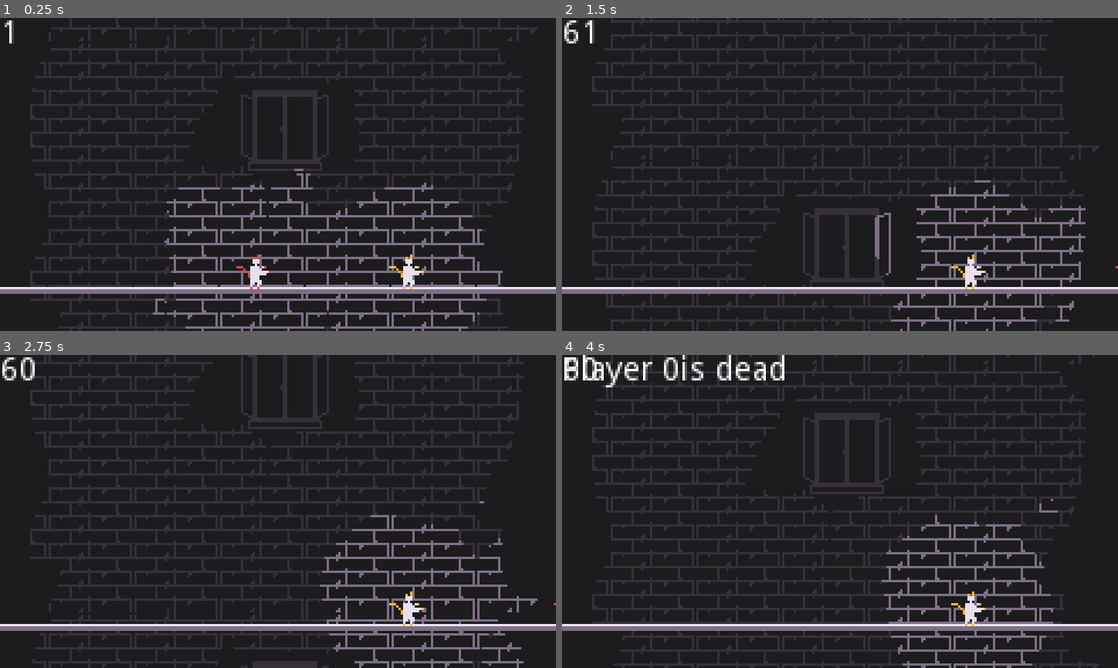
Above: before the commit, frames 1-4 (two rows, left to right).
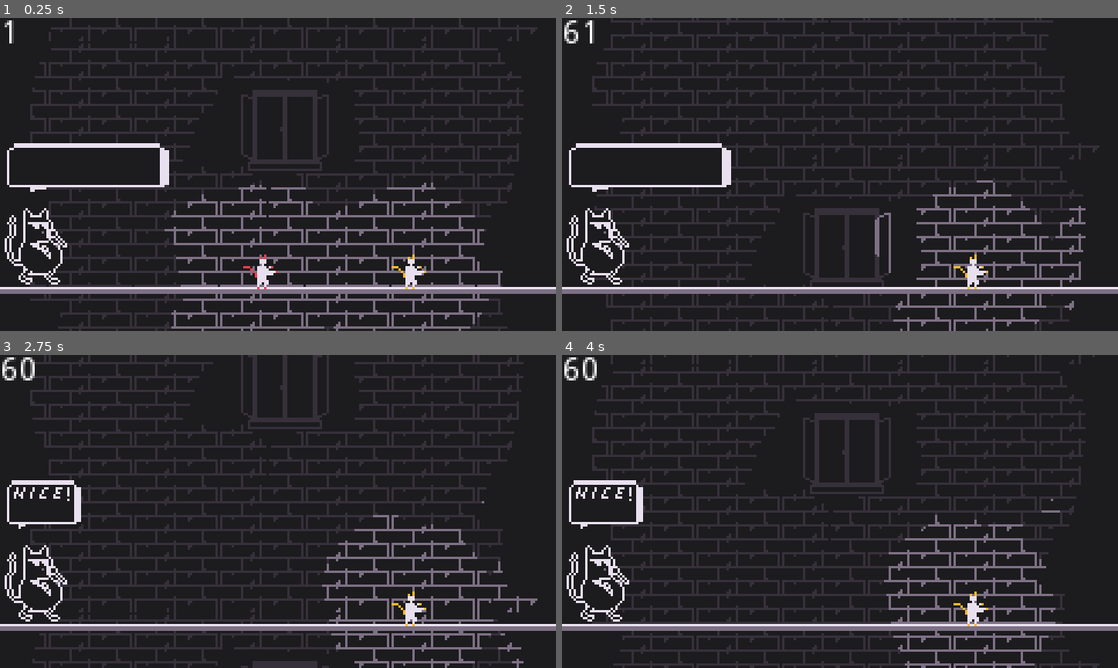
Above: after the commit, the same moments.

Repository: Daxidz/lospecjam01
Game: Godot game, scene res://src/fighter/Main.tscn
The game is run twice, just before and just after one commit, with the same random seed, the same clock (stepped at 60 frames per second) and the same inputs.
Inputs:
- Up to frame 1 (0.25 s): no input
- Up to frame 2 (1.5 s): tap Enter (ui_accept) at 0.5 s; hold Enter (ui_accept) 0.53-1.28 s; hold D (ui_right) from 0.53 s (still down); tap Y (change_player) at 1.35 s
- Up to frame 3 (2.75 s): tap Enter (ui_accept) at 1.52, 1.55, 1.82 s; release D (ui_right) at 2.03 s; hold A (ui_left) from 2.03 s (still down); hold Enter (ui_accept) from 2.03 s (still down)
- Up to frame 4 (4 s): release A (ui_left) at 2.78 s; release Enter (ui_accept) at 2.78 s; hold D (ui_right) from 2.78 s (still down); tap Y (change_player) at 2.85 s; tap Enter (ui_accept) at 3.02, 3.05, 3.32 s; hold Enter (ui_accept) from 3.53 s (still down)

The runs differ from the first frame. In frame 1, 3.0% of the frame differs, in the area x 0-90%, y 40-100%; in frame 2, 2.5%; in frame 3, 1.9%; in frame 4, 3.0%, in the area x 0-90%, y 0-100%.

Commit message:
Add commenter

Diff:
--- /dev/null
+++ b/assets/fonts/smolPixel.tres
@@ -0,0 +1,11 @@
+[gd_resource type="DynamicFont" load_steps=2 format=2]
+
+[sub_resource type="DynamicFontData" id=1]
+antialiased = false
+font_path = "res://assets/fonts/smashcat.ttf"
+
+[resource]
+size = 8
+extra_spacing_char = -1
+extra_spacing_space = 1
+font_data = SubResource( 1 )
--- a/src/Main.gd
+++ b/src/Main.gd
@@ -26,7 +26,6 @@
 		f.velocity = Vector2.ZERO
 		set_game_speed(1)
 
-	$Label.text = ""
 
 func _ready():
 	var i = 0
@@ -55,7 +54,7 @@
 	$Camera2D.add_trauma(0.6)
 
 func onDead(player_nb: int):
-	$Label.text = "Player " + str(player_nb) + "is dead"
+#	$Label.text = "Player " + str(player_nb) + "is dead"
 #	$Camera2D.stop_trauma()
 #	$Camera2D.decay = 0.9
 #	$Camera2D.add_trauma(0.2)
--- /dev/null
+++ b/src/commenter/Commenter.gd
@@ -0,0 +1,19 @@
+extends Sprite
+
+var texts = ["NICE!", "BRAVO!", "IS HE ALIVE?!", "MAKE IT RAIIIN!"]
+
+var cur_text: int = 0
+
+func _ready():
+	$ChangeTextTimer.start(2)
+	pass
+
+func _on_ChangeTextTimer_timeout():
+	print(texts[cur_text])
+	$TextBox2.stop()
+	var text = texts[cur_text]
+	cur_text = (cur_text + 1) % texts.size()
+
+	$TextBox2.text = text
+	$TextBox2.rect_size.x = text.length() * 6 +2
+	$TextBox2.start()
--- /dev/null
+++ b/src/commenter/Commenter.tscn
@@ -0,0 +1,78 @@
+[gd_scene load_steps=7 format=2]
+
+[ext_resource path="res://assets/img/commenter/textbox.png" type="Texture" id=1]
+[ext_resource path="res://assets/img/commenter/commenter.png" type="Texture" id=2]
+[ext_resource path="res://src/commenter/Commenter.gd" type="Script" id=3]
+[ext_resource path="res://src/commenter/TextBox.gd" type="Script" id=4]
+
+[sub_resource type="DynamicFontData" id=1]
+font_path = "res://assets/fonts/smashcat.ttf"
+
+[sub_resource type="DynamicFont" id=2]
+size = 5
+font_data = SubResource( 1 )
+
+[node name="Sprite" type="Sprite"]
+position = Vector2( 15.0043, 116.608 )
+z_index = 1
+texture = ExtResource( 2 )
+script = ExtResource( 3 )
+
+[node name="AnimationPlayer" type="AnimationPlayer" parent="."]
+
+[node name="TextBox2" type="MarginContainer" parent="."]
+anchor_left = 1.0
+anchor_right = 1.0
+margin_left = -47.0043
+margin_top = -44.608
+margin_right = 22.9957
+margin_bottom = -23.608
+grow_horizontal = 0
+grow_vertical = 0
+script = ExtResource( 4 )
+__meta__ = {
+"_edit_use_anchors_": false
+}
+
+[node name="NinePatchRect" type="NinePatchRect" parent="TextBox2"]
+margin_right = 70.0
+margin_bottom = 21.0
+grow_horizontal = 0
+grow_vertical = 0
+texture = ExtResource( 1 )
+region_rect = Rect2( -1, -1, 34, 32 )
+patch_margin_left = 2
+patch_margin_top = 2
+patch_margin_right = 2
+patch_margin_bottom = 5
+
+[node name="MarginContainer" type="MarginContainer" parent="TextBox2"]
+margin_right = 70.0
+margin_bottom = 21.0
+custom_constants/margin_right = 3
+custom_constants/margin_top = 3
+custom_constants/margin_left = 3
+custom_constants/margin_bottom = 3
+
+[node name="Label" type="Label" parent="TextBox2/MarginContainer"]
+margin_left = 3.0
+margin_top = 3.0
+margin_right = 67.0
+margin_bottom = 18.0
+grow_horizontal = 0
+grow_vertical = 0
+size_flags_vertical = 1
+custom_fonts/font = SubResource( 2 )
+custom_colors/font_color = Color( 0.917647, 0.882353, 0.941176, 1 )
+autowrap = true
+__meta__ = {
+"_edit_use_anchors_": false
+}
+
+[node name="Timer" type="Timer" parent="TextBox2"]
+autostart = true
+
+[node name="ChangeTextTimer" type="Timer" parent="."]
+
+[connection signal="timeout" from="TextBox2/Timer" to="TextBox2" method="_on_Timer_timeout"]
+[connection signal="timeout" from="ChangeTextTimer" to="." method="_on_ChangeTextTimer_timeout"]
--- /dev/null
+++ b/src/commenter/TextBox.gd
@@ -0,0 +1,52 @@
+extends MarginContainer
+
+signal closed()
+
+
+
+onready var label = get_node("MarginContainer/Label")
+onready var timer = get_node("Timer")
+onready var ninerect = get_node("NinePatchRect")
+
+var step = 0.0
+var nb_visible = 0
+var text_lenght = 0
+
+export var text_speed = 0.1
+
+export var text = ""
+
+func _ready():
+#	start()
+	label.percent_visible = 1
+
+#func _input(event):
+#	if event.is_action_pressed("ui_accept"):
+#		timer.stop()
+#		emit_signal("closed")
+#		queue_free()
+
+
+func _on_Timer_timeout():
+
+	if nb_visible < text_lenght:
+		label.text += text[nb_visible]
+		#label.percent_visible += step
+		timer.start(text_speed)
+
+	nb_visible += 1
+
+func start():
+	visible = true
+	timer.start(text_speed)
+
+	text_lenght = text.length()
+
+	if text_lenght == 0:
+		return
+	step = 1.0 / text_lenght
+
+func stop():
+	label.text = ""
+	visible = false
+	nb_visible = 0
--- a/src/fighter/Main.tscn
+++ b/src/fighter/Main.tscn
@@ -1,9 +1,10 @@
-[gd_scene load_steps=15 format=2]
+[gd_scene load_steps=16 format=2]
 
 [ext_resource path="res://src/fighter/Fighter.tscn" type="PackedScene" id=1]
 [ext_resource path="res://src/world/Platform.tscn" type="PackedScene" id=2]
 [ext_resource path="res://src/Main.gd" type="Script" id=3]
 [ext_resource path="res://assets/img/world/bg.png" type="Texture" id=4]
+[ext_resource path="res://src/commenter/Commenter.tscn" type="PackedScene" id=5]
 [ext_resource path="res://src/world/PlatformSpawner.gd" type="Script" id=6]
 [ext_resource path="res://src/fighter/change_col.shader" type="Shader" id=7]
 [ext_resource path="res://src/world/CameraShake.gd" type="Script" id=8]
@@ -94,41 +95,36 @@
 wait_time = 5.0
 one_shot = true
 
-[node name="Fighters" type="Node" parent="."]
+[node name="Fighters" type="Node2D" parent="."]
 
 [node name="Fighter" parent="Fighters" instance=ExtResource( 1 )]
-position = Vector2( 111, 95 )
+position = Vector2( 113.005, 94.1091 )
 color = Color( 0.964706, 0.247059, 0.298039, 1 )
 
 [node name="Sprite" parent="Fighters/Fighter" index="0"]
-material = SubResource( 3 )
-frame = 1
+material = SubResource( 2 )
 
 [node name="AnimationTree" parent="Fighters/Fighter" index="4"]
-parameters/playback = SubResource( 4 )
+parameters/playback = SubResource( 3 )
 
 [node name="Sprite2" parent="Fighters/Fighter" index="8"]
-material = SubResource( 6 )
-frame = 2
+material = SubResource( 5 )
+frame = 6
 
 [node name="Particles2D" parent="Fighters/Fighter" index="9"]
-material = SubResource( 7 )
+material = SubResource( 6 )
 
 [node name="Fighter2" parent="Fighters" instance=ExtResource( 1 )]
 position = Vector2( 177, 88 )
 color = Color( 0.992157, 0.733333, 0.152941, 1 )
 
+[node name="Commenter" parent="." instance=ExtResource( 5 )]
+position = Vector2( 17.547, 99.4508 )
+
 [node name="PlatformTimer" type="Timer" parent="."]
 wait_time = 5.0
 one_shot = true
 autostart = true
-
-[node name="Label" type="Label" parent="."]
-margin_right = 40.0
-margin_bottom = 14.0
-__meta__ = {
-"_edit_use_anchors_": false
-}
 
 [node name="FPS" type="Label" parent="."]
 margin_right = 40.0
Binary file added: assets/fonts/smashcat.ttf
Binary file added: assets/fonts/smolpixel.ttf
Binary file added: assets/img/commenter/commenter.aseprite
Binary file added: assets/img/commenter/commenter.png
Not shown, added: assets/img/commenter/commenter.png.import
Binary file added: assets/img/commenter/font.aseprite
Binary file added: assets/img/commenter/textbox.aseprite
Binary file added: assets/img/commenter/textbox.png
Not shown, added: assets/img/commenter/textbox.png.import
Binary file added: assets/img/lrto-1_palette.aseprite
Not shown: 2 places in src/fighter/Main.tscn that only renumber resources
